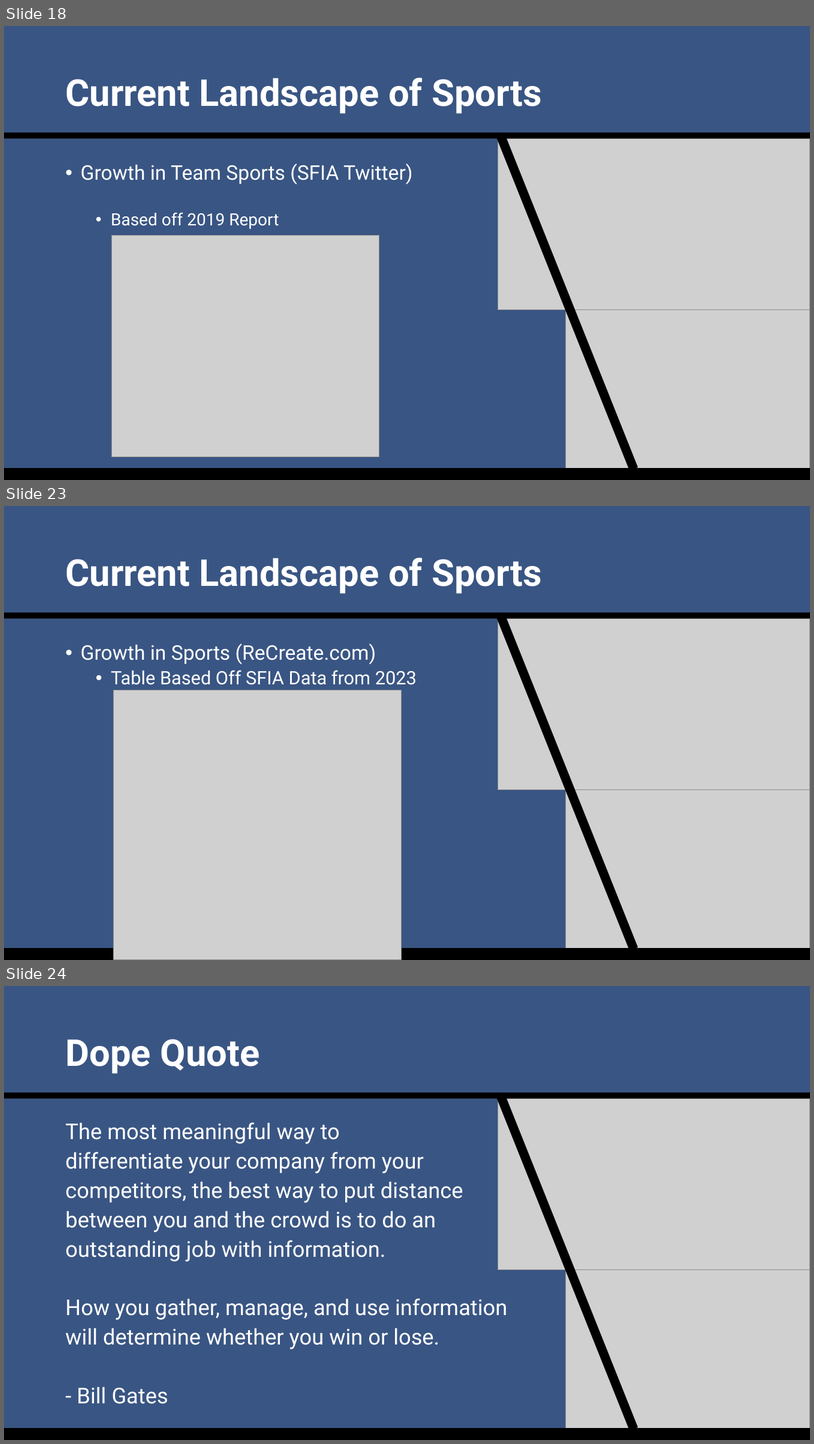
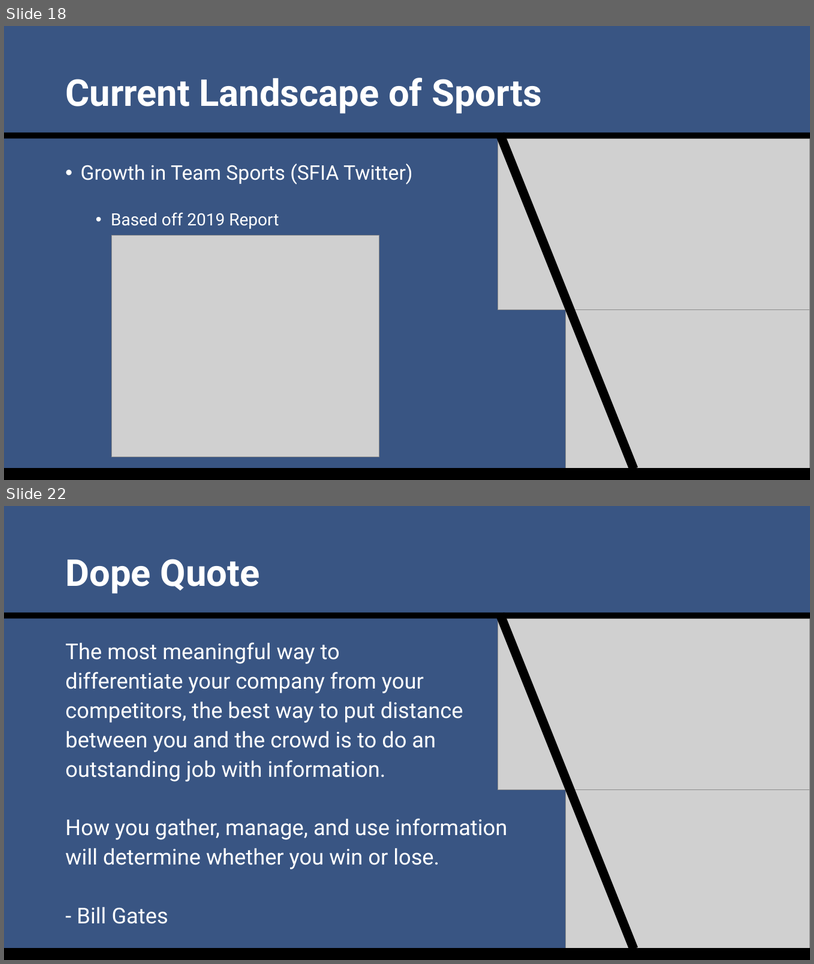
Before and after one commit to SuperMarioGiacomazzo/STOR538_WEBSITE, a slide deck: Slides/Sports Analytics 1/Sports_Analytics_1_Lecture.pptx. Shown one above the other, each under a label of ours: slides 18, 23 and 24 before the commit, slides 18 and 22 after it; the slides between them are not shown. The pictures are 814x1444 and 814x964 pixels, drawn with LibreOffice and Linux fonts; fonts in the diff are those of the drawing; grey boxes stand for pictures. Boxes give left, top, right and bottom in pixels: in the first picture for what was removed or moved away, otherwise in the second. Text is boxed around its words. In the diff, an @@ line names an element or a change of style, - is before the commit and + after.

```diff
--- a/Slides/Sports Analytics 1/Sports_Analytics_1_Lecture.pptx
+++ b/Slides/Sports Analytics 1/Sports_Analytics_1_Lecture.pptx
@@ slide 23 removed at [4,506,810,960], background #395583 @@
@@ title removed at [65,558,542,594] @@
-Current Landscape of Sports
@@ rectangle removed at [4,612,810,619] @@
@@ rectangle removed at [496,612,638,951] @@
@@ picture removed at [498,619,810,790] @@
@@ text removed at [81,643,417,685] @@
-• Growth in Sports (ReCreate.com)
-  • Table Based Off SFIA Data from 2023
@@ picture removed at [113,690,401,960] @@
@@ picture removed at [566,789,810,960] @@
@@ rectangle removed at [4,948,810,960] @@
@@ what was slide 24 is now slide 22 @@
```
Also in this commit, not shown: 10 slides changed, 2 slides added, 3 other slides removed, 12 other files.
